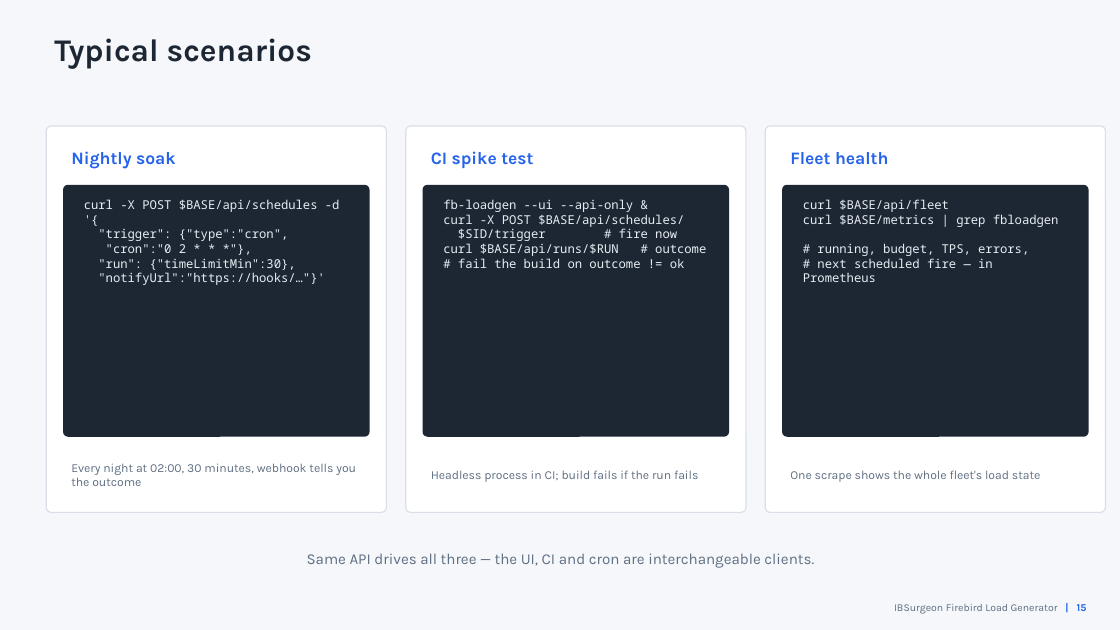
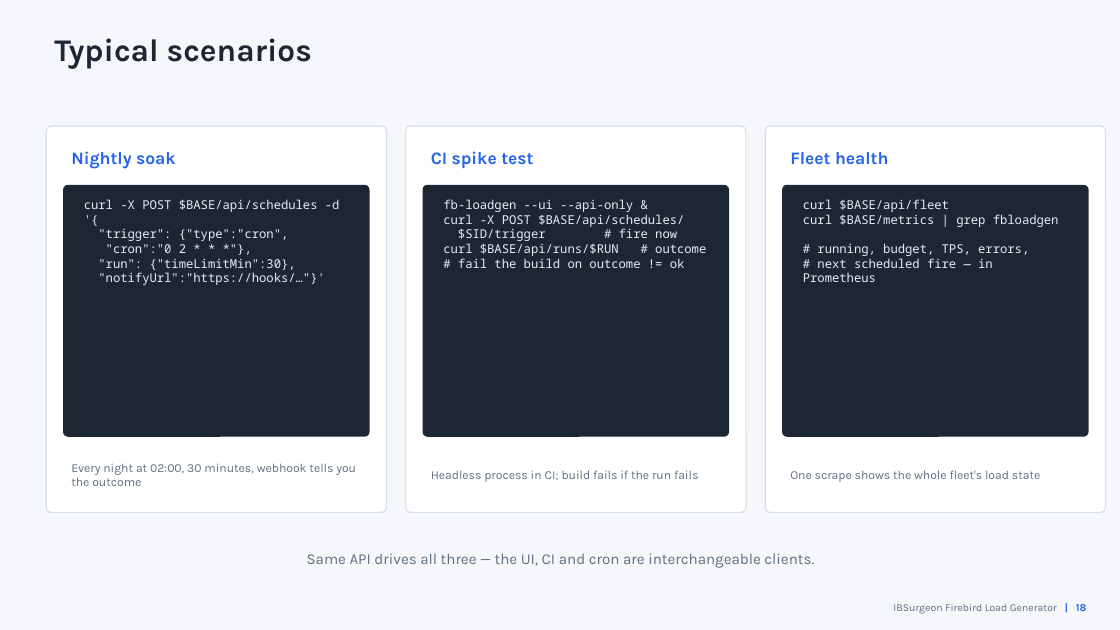
Before and after one commit to alexeykovyazin/firebirdgotester, a slide deck: slide 18 of IBSurgeon_LoadGenerator.pptx (slide 15 before the commit). Drawn at 1120x630 pixels with LibreOffice and Linux fonts; fonts in the diff are those of the drawing. Boxes give left, top, right and bottom in pixels: in the first picture for what was removed or moved away, otherwise in the second. Text is boxed around its words. In the diff, an @@ line names an element or a change of style, - is before the commit and + after.

```diff
--- a/IBSurgeon_LoadGenerator.pptx
+++ b/IBSurgeon_LoadGenerator.pptx
@@ text at bbox=[893, 604, 1087, 614]: text changed @@
-IBSurgeon Firebird Load Generator | 15
+IBSurgeon Firebird Load Generator | 18
```
Also in this commit, not shown: 3 other slides changed, 3 slides added, 22 other files.
